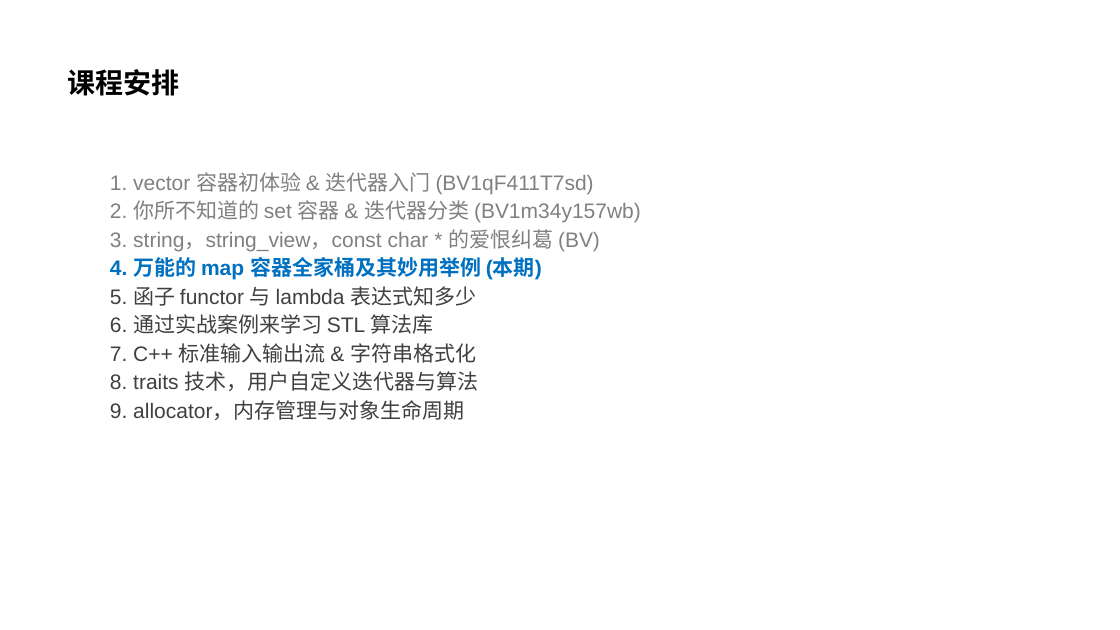
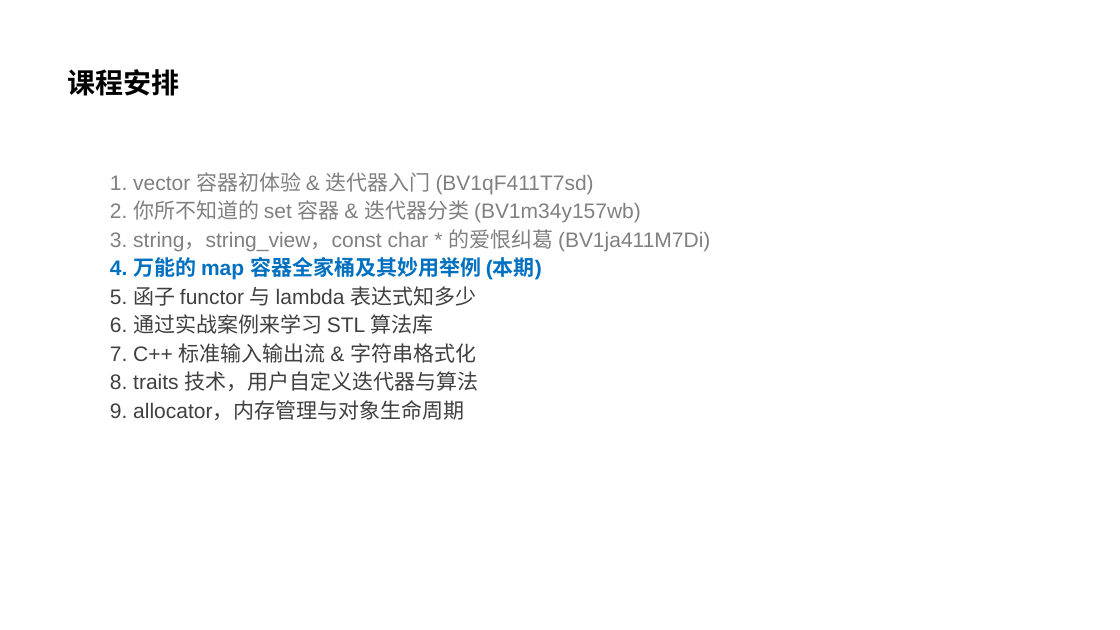
Before and after one commit to parallel101/course, a slide deck: slide 2 of 16/slides.pptx. Drawn at 1120x630 pixels with LibreOffice and Linux fonts; fonts in the diff are those of the drawing; background and template pictures are left out. Boxes give left, top, right and bottom in pixels: in the first picture for what was removed or moved away, otherwise in the second. Text is boxed around its words. In the diff, an @@ line names an element or a change of style, - is before the commit and + after.

```diff
--- a/16/slides.pptx
+++ b/16/slides.pptx
@@ text at box(110, 229, 710, 251): text changed @@
-  3. string，string_view，const char * 的爱恨纠葛 (BV)
+  3. string，string_view，const char * 的爱恨纠葛 (BV1ja411M7Di)
```
Also in this commit, not shown: 9 slides added, 1 slide removed, 20 other files.
